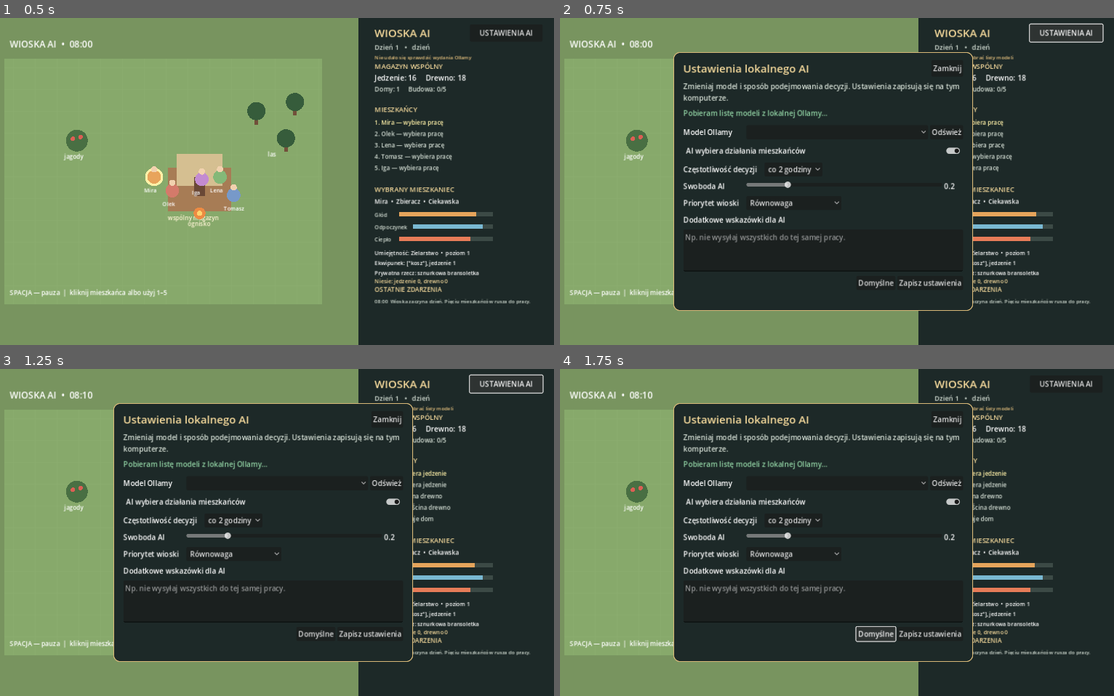
Above: before the commit, frames 1-4 (two rows, left to right).
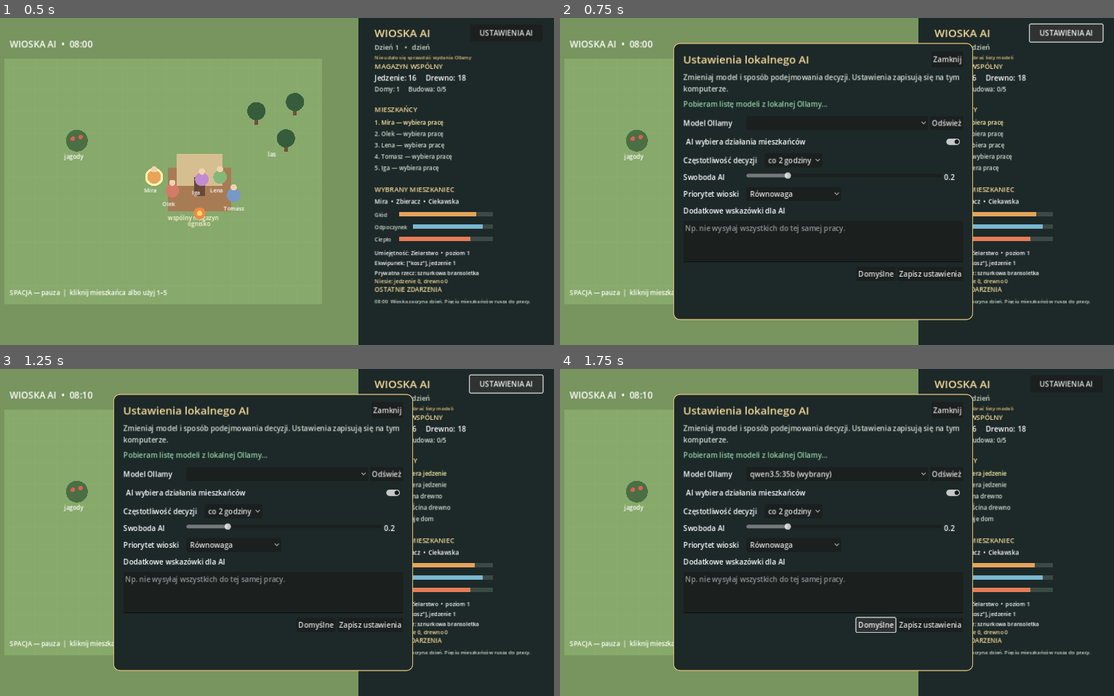
Above: after the commit, the same moments.

Repository: pabloosss/Wioska-ai
Game: Godot game, scene res://scenes/main.tscn
Two runs of this game, one before a commit and one after it. Both use one fixed random seed, a clock stepped at 60 frames per second and the inputs below.
Inputs:
- Up to frame 1 (0.5 s): no input
- Up to frame 2 (0.75 s): click "USTAWIENIA AI" at 0.5 s
- Up to frame 3 (1.25 s): no input
- Up to frame 4 (1.75 s): click "Domyślne" at 1.25 s

Frame 1 is identical in both runs. In frame 2, 9.5% of the frame differs, in the area x 20-75%, y 7-93%; in frame 3, 9.5%; in frame 4, 9.8%.

Commit message:
Polish AI settings controls and keyboard access

Diff:
--- a/game/scripts/village.gd
+++ b/game/scripts/village.gd
@@ -81,9 +81,9 @@
 	settings_panel = PanelContainer.new()
 	settings_panel.set_anchors_preset(Control.PRESET_CENTER)
 	settings_panel.offset_left = -330
-	settings_panel.offset_top = -285
+	settings_panel.offset_top = -305
 	settings_panel.offset_right = 330
-	settings_panel.offset_bottom = 285
+	settings_panel.offset_bottom = 305
 	settings_panel.visible = false
 	var panel_style := StyleBoxFlat.new()
 	panel_style.bg_color = Color("#1d2928")
@@ -256,6 +256,16 @@
 		settings_status_label.text = "Znalezione modele: %d" % models.size()
 
 
+func _select_model_name_in_picker(target_model: String) -> void:
+	for index in range(model_picker.item_count):
+		var item_text := model_picker.get_item_text(index).trim_suffix(" (wybrany)")
+		if item_text == target_model:
+			model_picker.select(index)
+			return
+	model_picker.add_item(target_model + " (wybrany)")
+	model_picker.select(model_picker.item_count - 1)
+
+
 func _select_option_by_id(option: OptionButton, option_id: int) -> void:
 	for index in range(option.item_count):
 		if option.get_item_id(index) == option_id:
@@ -269,9 +279,9 @@
 
 
 func _save_ai_settings() -> void:
-	var old_model := ai_model_name
+	var old_model := str(ollama_bridge.get("model_name")) if ollama_bridge != null else ai_model_name
 	ai_enabled = ai_enabled_toggle.button_pressed
-	ai_model_name = model_picker.get_item_text(model_picker.selected).trim_suffix(" (wybrany)") if model_picker.item_count > 0 else ai_model_name
+	ai_model_name = model_picker.get_item_text(model_picker.get_selected()).trim_suffix(" (wybrany)") if model_picker.item_count > 0 else ai_model_name
 	ai_interval_minutes = interval_picker.get_selected_id()
 	ai_temperature = temperature_slider.value
 	ai_priority = priority_picker.get_selected_id()
@@ -304,7 +314,7 @@
 	ai_temperature = 0.2
 	ai_priority = 0
 	ai_guidance = ""
-	model_picker.select(0) if model_picker.item_count > 0 else null
+	_select_model_name_in_picker(ai_model_name)
 	ai_enabled_toggle.button_pressed = true
 	temperature_slider.value = ai_temperature
 	_select_option_by_id(interval_picker, ai_interval_minutes)
@@ -512,6 +522,8 @@
 
 func _on_ai_status_changed(message: String) -> void:
 	ai_status = message
+	if settings_status_label != null:
+		settings_status_label.text = message
 	queue_redraw()
 
 func _request_ai_decisions() -> void:
@@ -655,12 +667,25 @@
 
 func _input(event: InputEvent) -> void:
 	if event is InputEventKey and event.pressed and not event.echo:
+		if event.keycode == KEY_ESCAPE and settings_open:
+			_hide_ai_settings()
+			return
+		if event.keycode == KEY_F2:
+			if settings_open:
+				_hide_ai_settings()
+			else:
+				_show_ai_settings()
+			return
+		if settings_open:
+			return
 		if event.keycode == KEY_SPACE:
 			paused = not paused
 		elif event.keycode >= KEY_1 and event.keycode <= KEY_5:
 			selected = event.keycode - KEY_1
 		elif event.keycode == KEY_R and ollama_bridge != null:
 			ollama_bridge.call("connect_to_ollama")
+	if settings_open and event is InputEventMouseButton:
+		return
 	if event is InputEventMouseButton and event.pressed and event.button_index == MOUSE_BUTTON_LEFT:
 		var mouse_position: Vector2 = event.position
 		for index in range(residents.size()):
